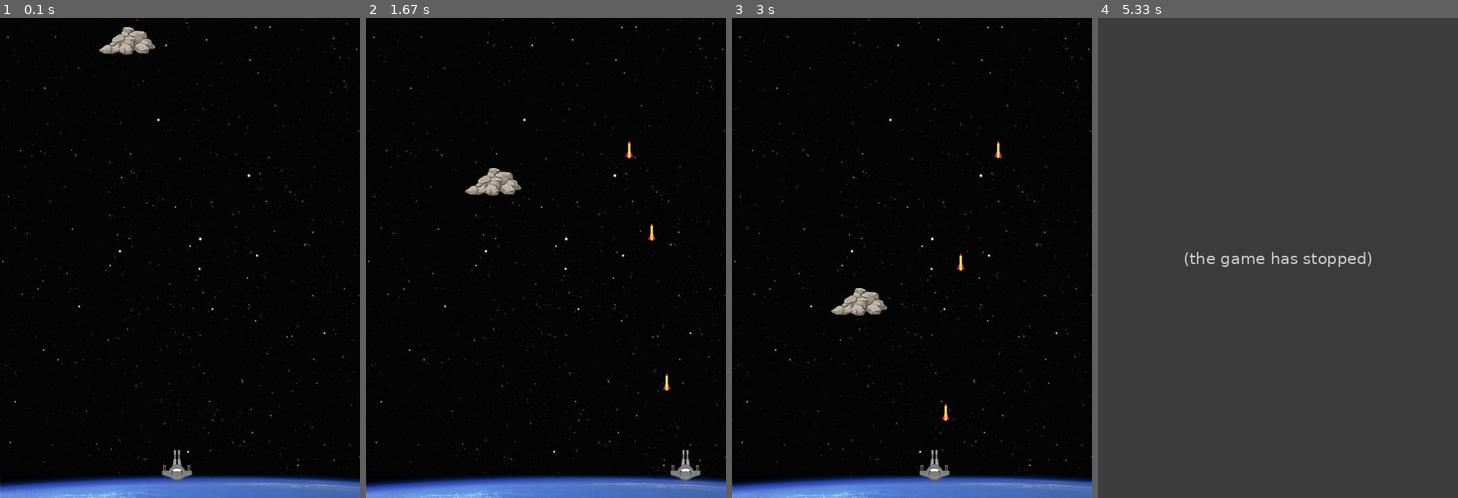
Above: before the commit, frames 1-4 (left to right).
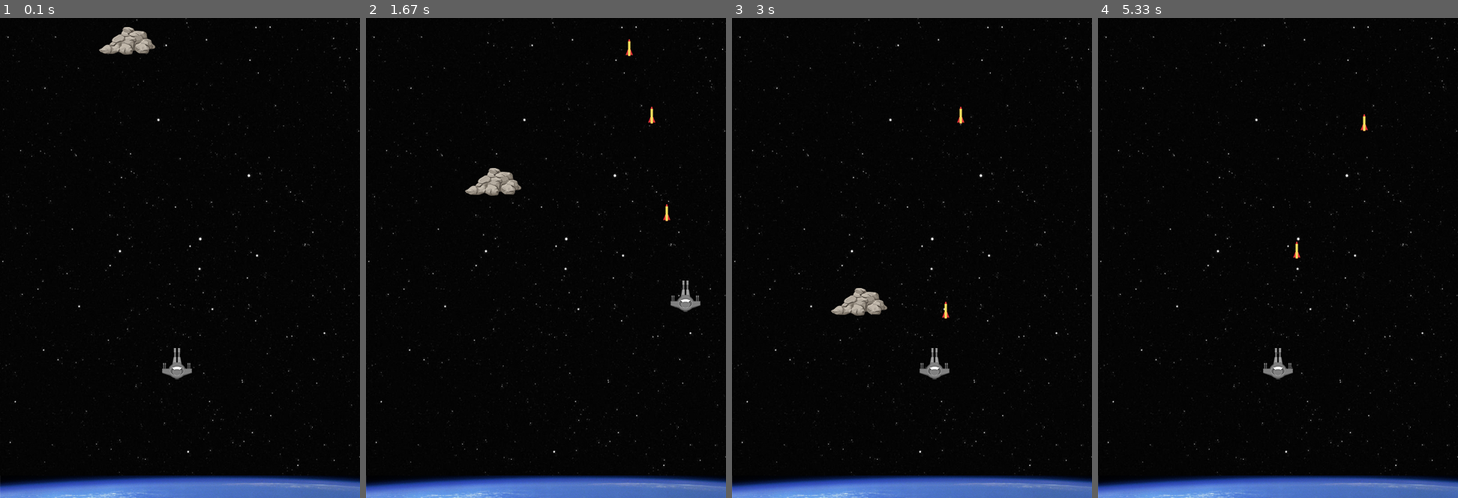
Above: after the commit, the same moments.

Repository: H-yuchan/Pygame-ShooTingGame
Game: pygame game, started from pyShooting_v1.py
Same seed, same stepped clock (60 frames per second), same inputs: the game is played once before the commit and once after it.
Inputs:
- Up to frame 1 (0.1 s): no input
- Up to frame 2 (1.67 s): tap Space at 0.33, 0.73, 1.03, 1.23, 1.57 s; hold Right 0.67-1.13 s; hold Up 1.17-1.47 s; hold Right from 1.5 s (still down)
- Up to frame 3 (3 s): tap Space at 1.87, 2.07, 2.37, 2.63, 2.97 s; release Right at 1.97 s; hold Left 2-2.53 s; hold Down 2.57-2.87 s; hold Left from 2.9 s (still down)
- Up to frame 4 (5.33 s): tap Space at 3.27, 3.4, 3.8, 4.1, 4.47, 4.87, 5.17 s; release Left at 3.3 s; hold Up 3.33-3.7 s; hold Right 3.73-4.37 s; hold Down 4.4-4.77 s; hold Left 4.8-5.27 s; hold Right from 5.3 s (still down)

The runs differ from the first frame. In frame 1, 0.5% of the frame differs, in the area x 45-54%, y 68-97%; in frame 2, 0.7%; in frame 3, 0.7%; in frame 4, 100%, in the area x 0-100%, y 0-100%.
Error before the commit: NameError: name 'T' is not defined (pyShooting_v1.py line 91); the game stopped at 3.47 s (later frames are placeholders)

Commit message:
Update pyShooting_v1.py
우주선이 방향키 값을 받아 앞, 뒤로 움직일 수 있게 구현

Diff:
--- a/pyShooting_v1.py
+++ b/pyShooting_v1.py
@@ -49,7 +49,7 @@
     x=padWidth * 0.45
     y=padHeight * 0.9
     fighterX = 0
-
+    fighterY = 0
     onGame =False
     while not onGame:
         for event in pygame.event.get():
@@ -62,6 +62,10 @@
                     fighterX -=5
                 elif event.key == pygame.K_RIGHT:
                     fighterX +=5
+                elif event.key == pygame.K_UP:
+                    fighterY -=5
+                elif event.key == pygame.K_DOWN:
+                    fighterY +=5
                 elif event.key == pygame.K_SPACE:
                     missileX = x+fighterWidth/2
                     missileY = y - fighterHeight
@@ -69,6 +73,8 @@
             if event.type in [pygame.KEYUP]:
                 if event.key == pygame.K_LEFT or event.key == pygame.K_RIGHT:
                     fighterX =0
+                elif event.key == pygame.K_UP or event.key == pygame.K_DOWN:
+                    fighterY =0
 
         drawObject(background, 0, 0)
 
@@ -77,6 +83,13 @@
             x = 0
         elif x > padWidth - fighterWidth:
             x = padWidth - fighterWidth
+
+        y+= fighterY
+        if y<0:
+            y=0
+        elif y > padWidth - fighterWidth:
+            y = padWidth - fighterWidth
+
 
         drawObject(fighter, x, y)
 
@@ -88,7 +101,7 @@
                 if bxy[1] < rockY:
                     if bxy[0] > rockX and bxy[0] < rockX + rockWidth:
                         missileXY.remove(bxy)
-                        isShot = T
+
 
                 if bxy[1] <= 0:
                     try:
